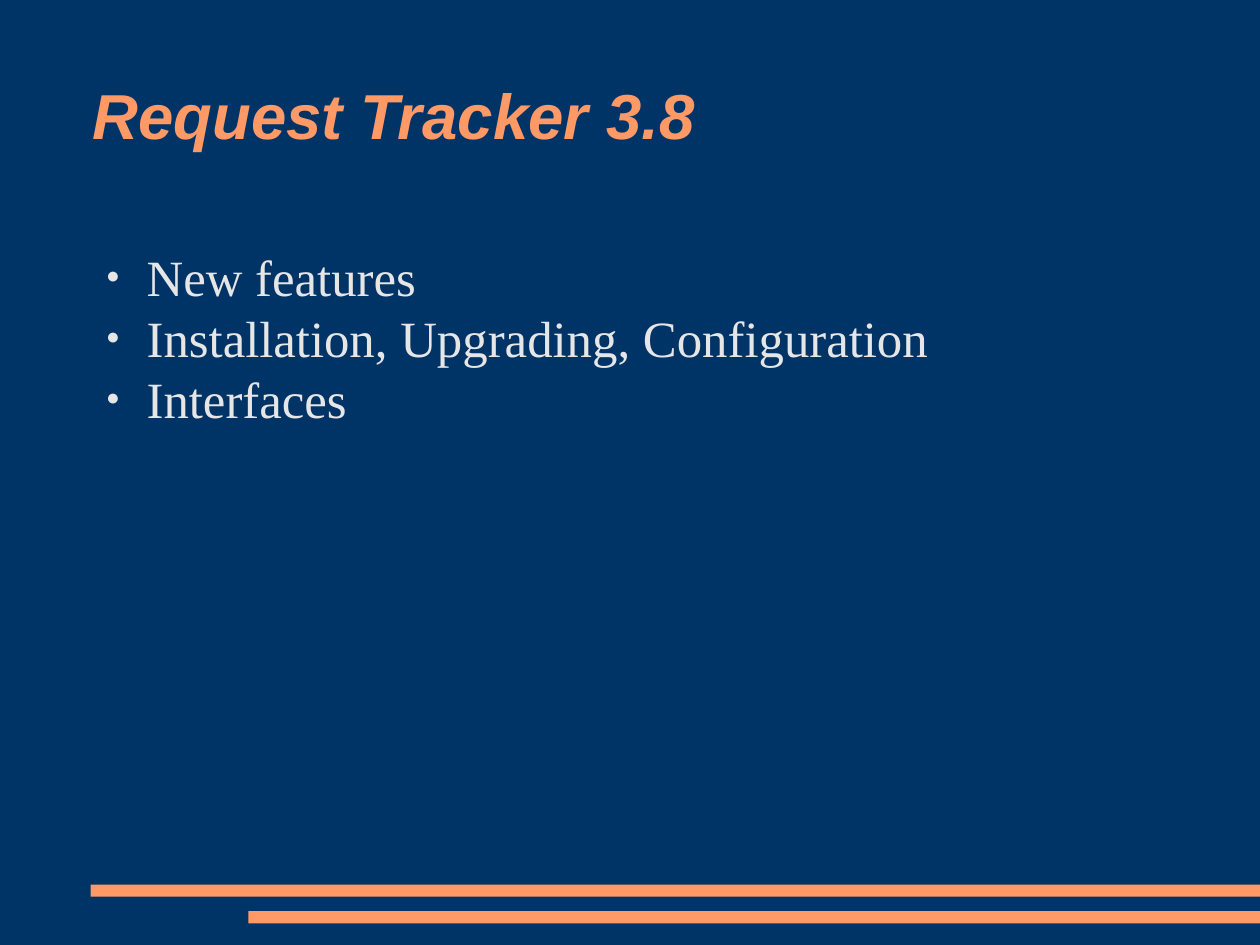
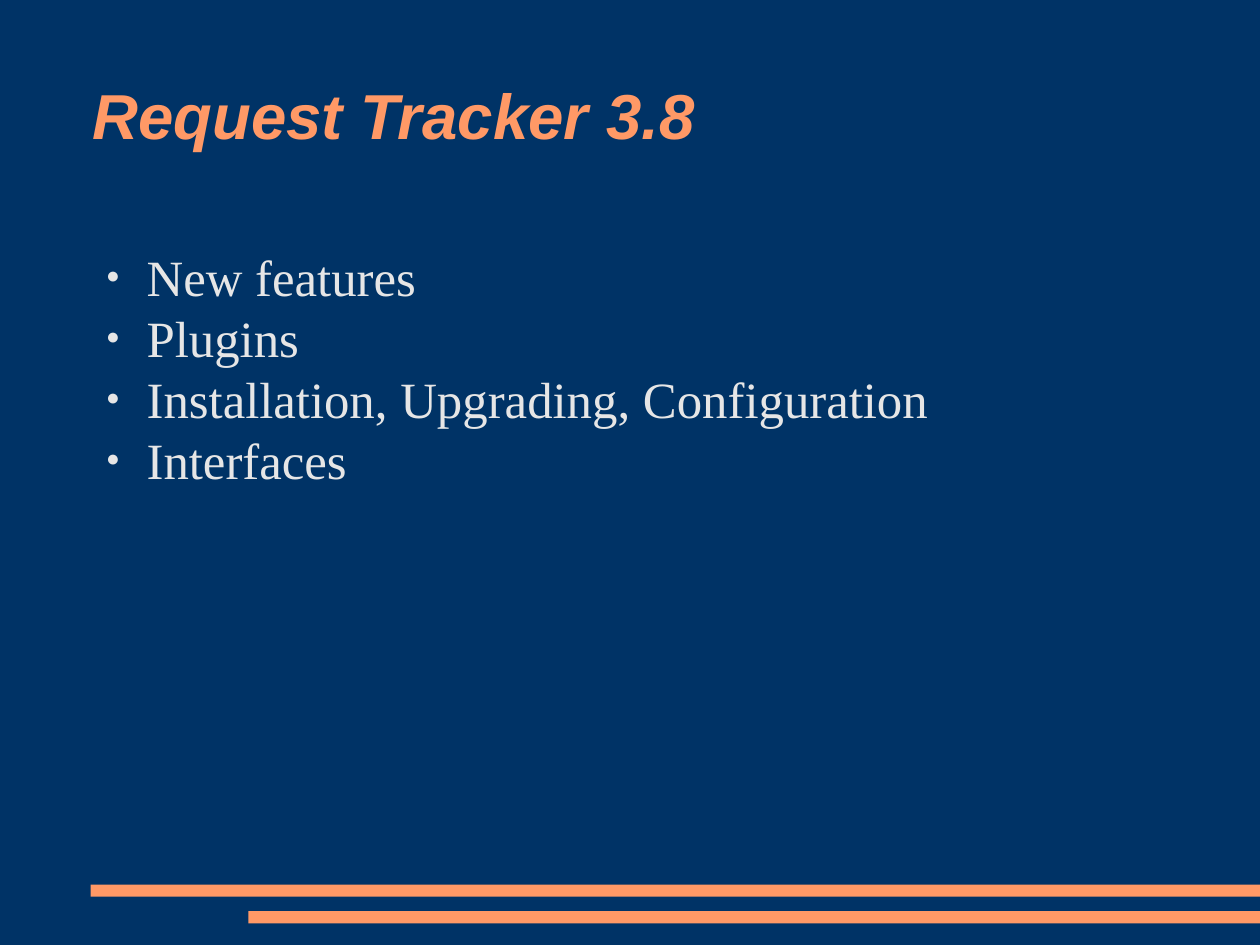
Before and after one commit to racke/Presentations, a slide deck: slide 4 of npw2009/rt38.odp. Drawn at 1260x945 pixels with LibreOffice and Linux fonts; fonts in the diff are those of the drawing. Boxes give left, top, right and bottom in pixels: in the first picture for what was removed or moved away, otherwise in the second. Text is boxed around its words. In the diff, an @@ line names an element or a change of style, - is before the commit and + after.

```diff
--- a/npw2009/rt38.odp
+++ b/npw2009/rt38.odp
@@ text at <box>147,321,299,367</box>: paragraph added @@
+● Plugins
```
Also in this commit, not shown: 5 other slides changed, 3 slides added, 1 slide removed, 2 other files.
